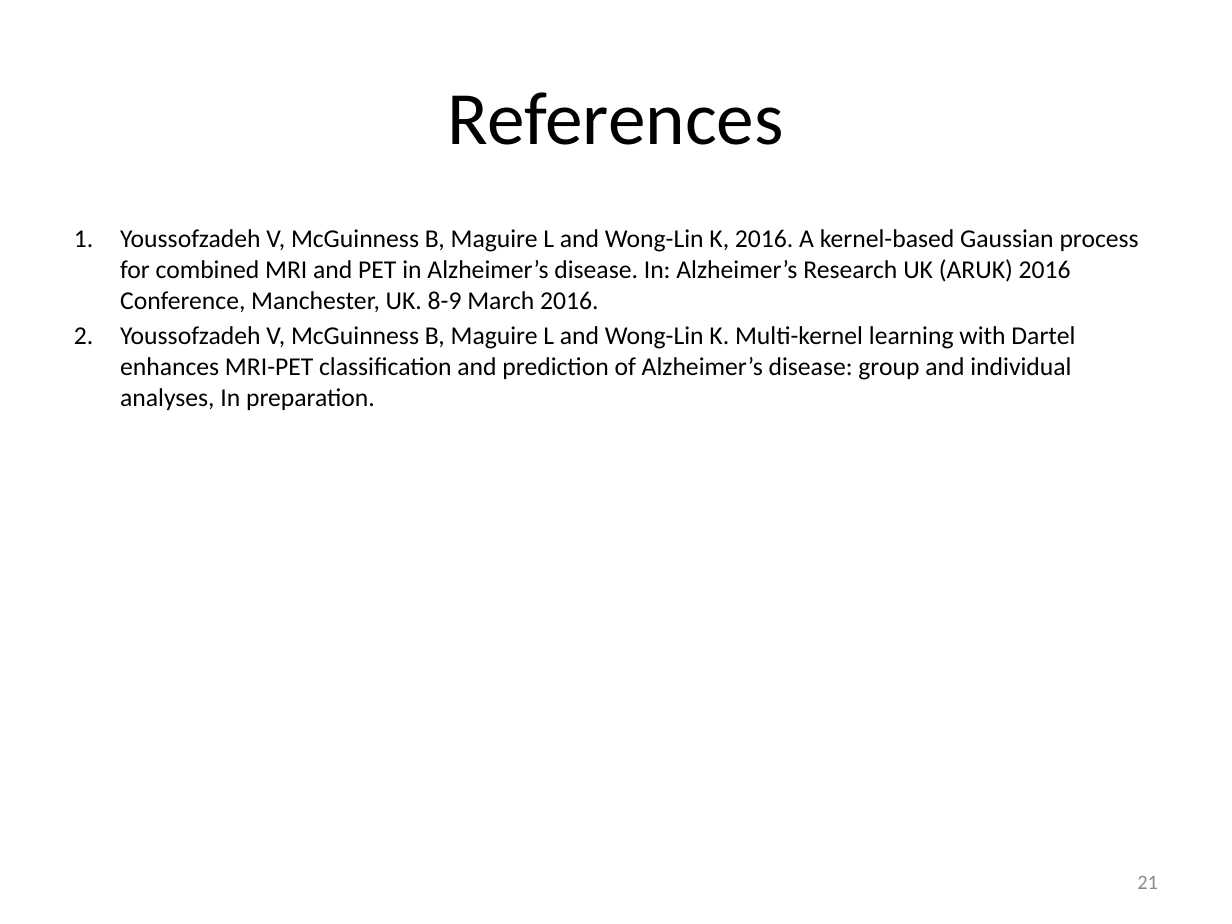
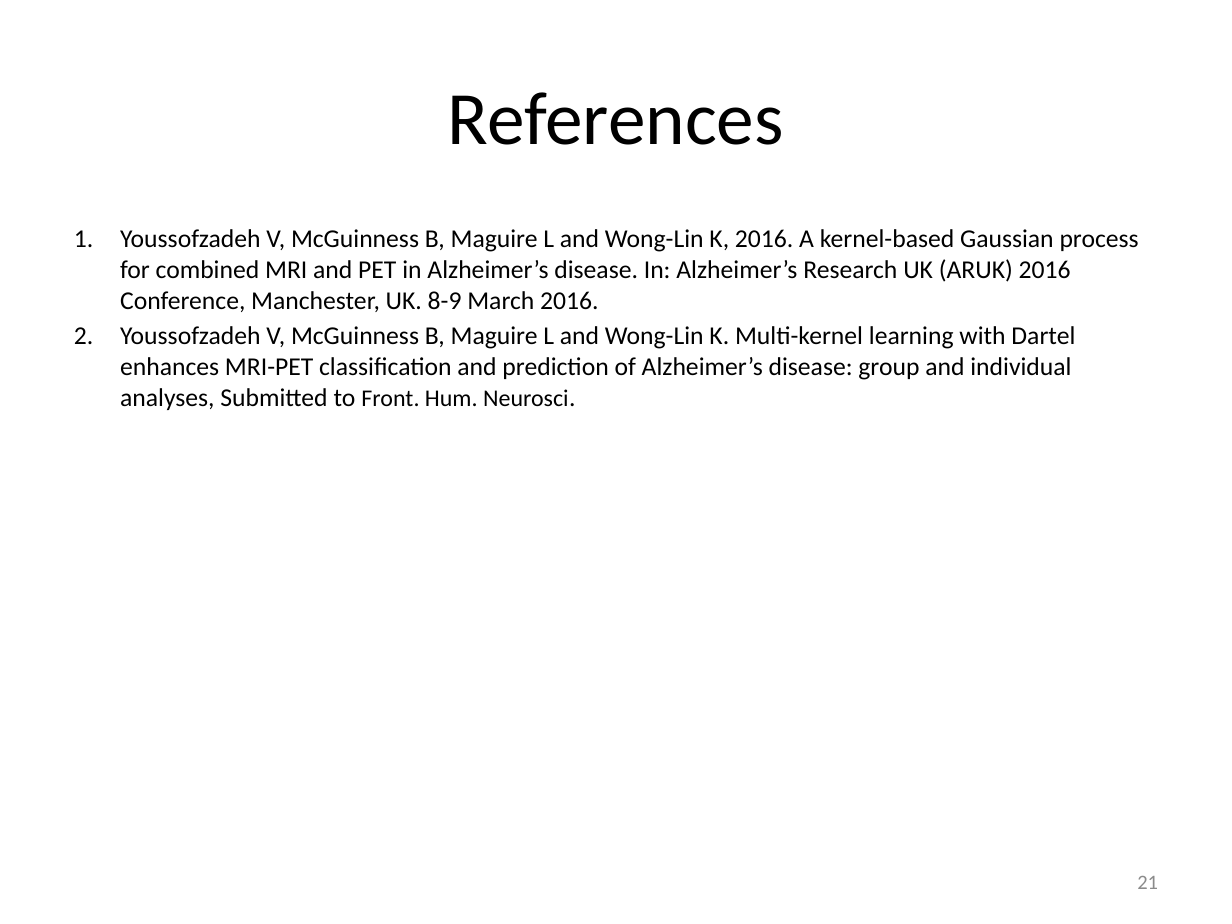
Before and after one commit to vyoussofzadeh/SINEAD_tool, a slide deck: slide 21 of Manual/SINEAD.pptx. Drawn at 1232x924 pixels with LibreOffice and Linux fonts; fonts in the diff are those of the drawing. Boxes give left, top, right and bottom in pixels: in the first picture for what was removed or moved away, otherwise in the second. Text is boxed around its words. In the diff, an @@ line names an element or a change of style, - is before the commit and + after.

```diff
--- a/Manual/SINEAD.pptx
+++ b/Manual/SINEAD.pptx
@@ text at bbox=[120, 326, 1075, 410]: text changed @@
-2. Youssofzadeh V, McGuinness B, Maguire L and Wong-Lin K. Multi-kernel learning with Dartel enhances MRI-PET classification and prediction of Alzheimer’s disease: group and individual analyses, In preparation.
+2. Youssofzadeh V, McGuinness B, Maguire L and Wong-Lin K. Multi-kernel learning with Dartel enhances MRI-PET classification and prediction of Alzheimer’s disease: group and individual analyses, Submitted to Front. Hum. Neurosci.
```
Also in this commit, not shown: 2 other files.
